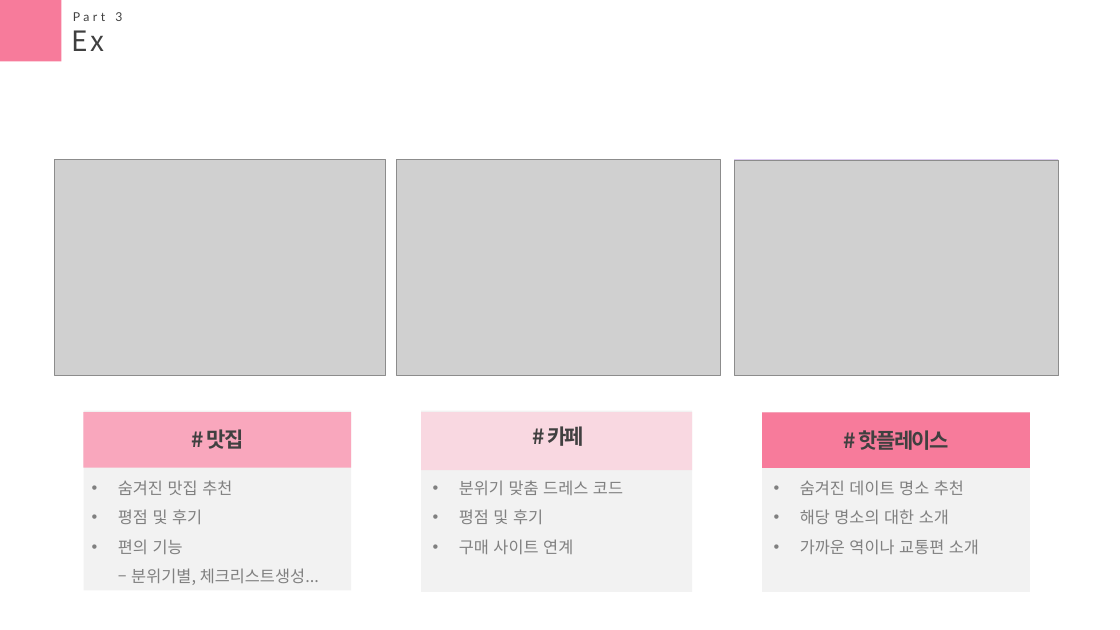
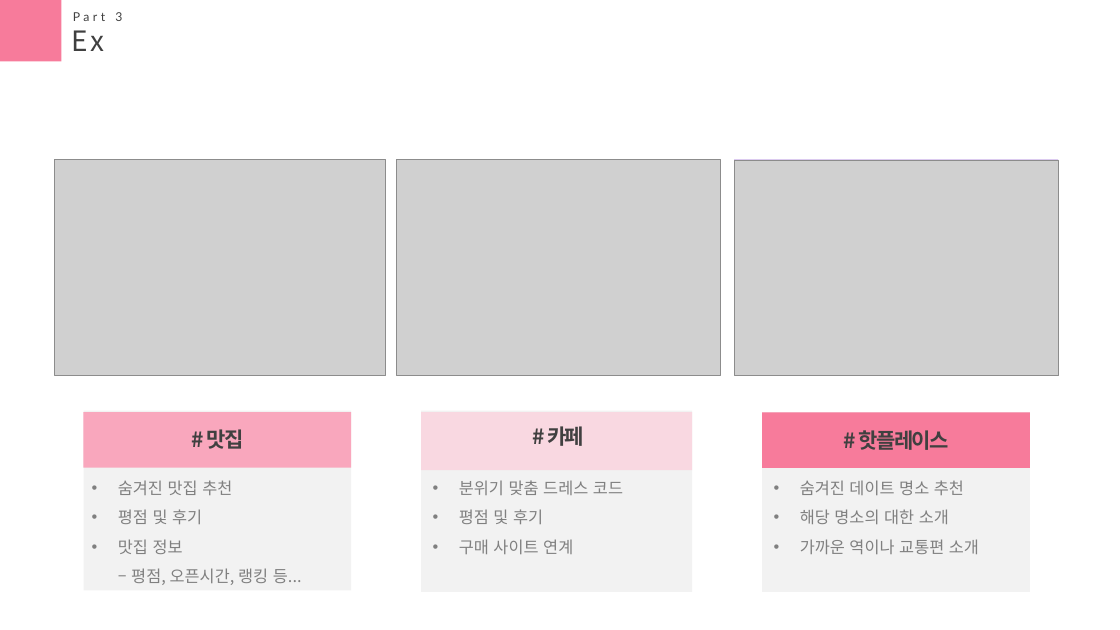
Before and after one commit to seasukmin/DateTeam, a slide deck: slide 9 of 박근모 - 메인/ppt.pptx. Drawn at 1120x630 pixels with LibreOffice and Linux fonts; fonts in the diff are those of the drawing; grey boxes stand for pictures. Boxes give left, top, right and bottom in pixels: in the first picture for what was removed or moved away, otherwise in the second. Text is boxed around its words. In the diff, an @@ line names an element or a change of style, - is before the commit and + after.

```diff
--- a/박근모 - 메인/ppt.pptx
+++ b/박근모 - 메인/ppt.pptx
@@ text at <box>118,539,302,585</box>: text changed @@
-• 편의 기능
-  – 분위기별, 체크리스트생성...
+• 맛집 정보
+  – 평점, 오픈시간, 랭킹 등...
```
Also in this commit, not shown: 2 other slides changed, 4 other files.
